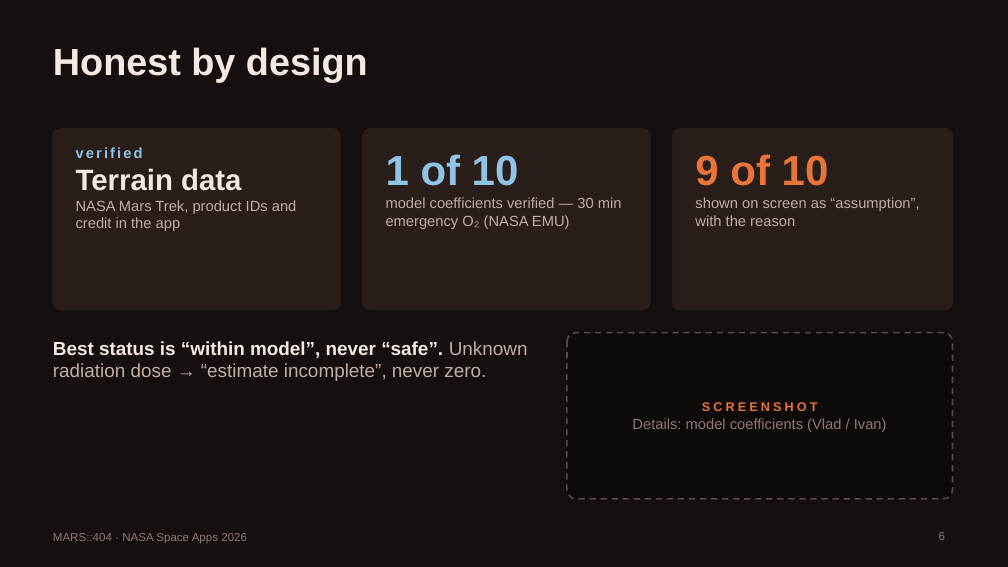
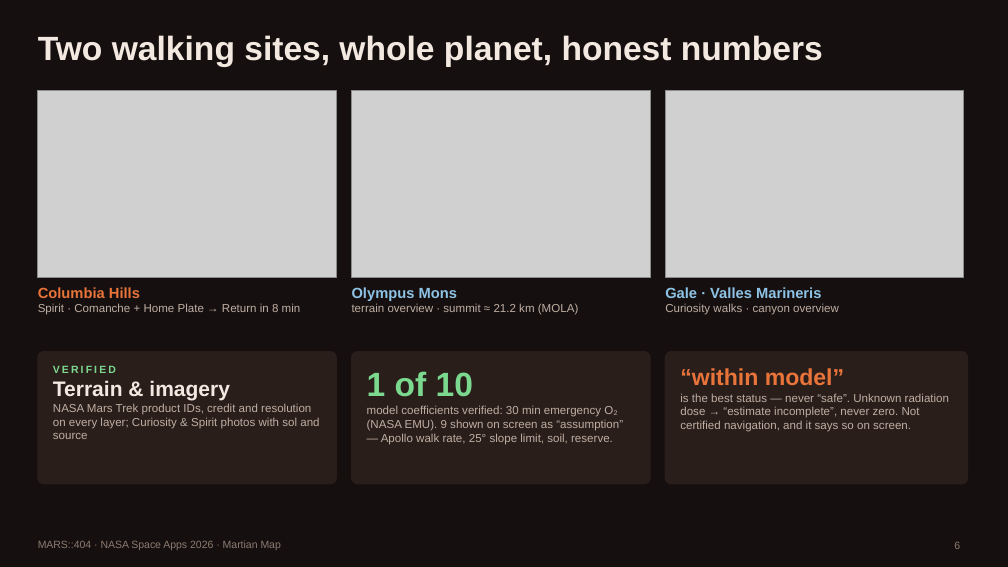
Before and after one commit to xand0dev/mars404, a slide deck: slide 6 of docs/demo/MARS404_slides.pptx. Drawn at 1008x567 pixels with LibreOffice and Linux fonts; fonts in the diff are those of the drawing; grey boxes stand for pictures. Boxes give left, top, right and bottom in pixels: in the first picture for what was removed or moved away, otherwise in the second. Text is boxed around its words. In the diff, an @@ line names an element or a change of style, - is before the commit and + after.

```diff
--- a/docs/demo/MARS404_slides.pptx
+++ b/docs/demo/MARS404_slides.pptx
@@ title at [38, 35, 823, 67]: text changed; size 36 to 32 pt @@
-Honest by design
+Two walking sites, whole planet, honest numbers
@@ picture added at [38, 91, 337, 278] @@
@@ picture added at [352, 91, 650, 278] @@
@@ picture added at [665, 91, 964, 278] @@
@@ rounded rectangle removed at [673, 129, 953, 310] @@
@@ text at [38, 287, 301, 315]: text changed; size 14 to 11 pt @@
-verified
-Terrain data
-NASA Mars Trek, product IDs and credit in the app
+Columbia Hills
+Spirit · Comanche + Home Plate → Return in 8 min
@@ text added at [352, 287, 579, 315], 11 pt, text #BFAEA3 @@
+Olympus Mons
+terrain overview · summit ≈ 21.2 km (MOLA)
@@ text at [665, 287, 839, 315]: text changed; size 14 to 11 pt @@
-9 of 10
-shown on screen as “assumption”, with the reason
+Gale · Valles Marineris
+Curiosity walks · canyon overview
@@ rounded rectangle: place and size @@
-rounded rectangle at [53, 129, 340, 310]
+rounded rectangle at [38, 352, 337, 484]
@@ rounded rectangle at [38, 352, 337, 484]: proportions changed @@
@@ text removed at [53, 341, 528, 381] @@
-Best status is “within model”, never “safe”. Unknown radiation dose → “estimate incomplete”, never zero.
@@ rounded rectangle at [352, 352, 650, 484]: proportions changed @@
@@ rounded rectangle: place and size @@
-rounded rectangle at [363, 129, 650, 310]
+rounded rectangle at [352, 352, 650, 484]
@@ rounded rectangle: place and size @@
-rounded rectangle at [567, 333, 953, 499]
+rounded rectangle at [665, 352, 968, 484]
@@ rounded rectangle at [665, 352, 968, 484]: fill #0E0A09 to #2A1E1B; outline #5A4A42 1.5 pt dashed to #2A1E1B 1 pt; proportions changed @@
@@ text added at [53, 366, 319, 439], 11 pt, text #BFAEA3 @@
+VERIFIED
+Terrain & imagery
+NASA Mars Trek product IDs, credit and resolution on every layer; Curiosity & Spirit photos with sol and source
@@ text at [367, 371, 473, 397]: size 40 to 32 pt, text colour #8EC3E6 to #7BD88F in "1 of 10" @@
@@ text "1 of 10": place and size @@
-text "1 of 10" at [386, 154, 622, 229]
+text "1 of 10" at [367, 371, 623, 445]
@@ text added at [680, 368, 949, 432], 11 pt, text #BFAEA3 @@
+“within model”
+is the best status — never “safe”. Unknown radiation dose → “estimate incomplete”, never zero. Not certified navigation, and it says so on screen.
@@ text at [367, 405, 623, 445]: text changed; size 14 to 11 pt @@
-model coefficients verified — 30 min emergency O₂ (NASA EMU)
+model coefficients verified: 30 min emergency O₂ (NASA EMU). 9 shown on screen as “assumption” — Apollo walk rate, 25° slope limit, soil, reserve.
@@ text removed at [632, 402, 887, 432] @@
-SCREENSHOT
-Details: model coefficients (Vlad / Ivan)
@@ page number: place and size @@
-page number at [939, 532, 945, 540]
+page number at [954, 542, 960, 549]
@@ page number at [954, 542, 960, 549]: size 11 to 10 pt @@
@@ text at [38, 540, 281, 550]: text changed; size 11 to 10 pt @@
-MARS::404 · NASA Space Apps 2026
+MARS::404 · NASA Space Apps 2026 · Martian Map
```
Also in this commit, not shown: 3 other slides changed, 3 slides added, 3 slides removed, 4 other files.
